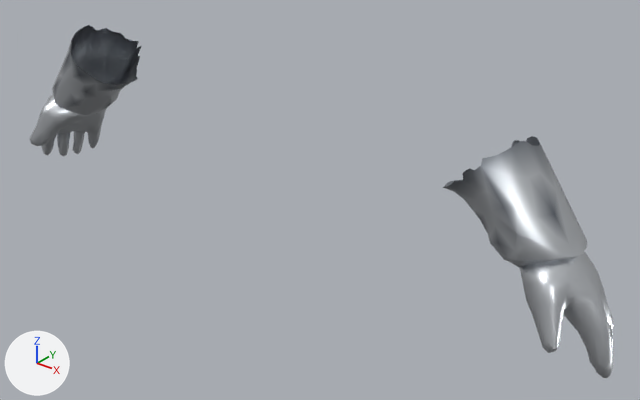
The glTF model assets_src/armor/aydor_0/heavy_a_hands.glb: old version first, new version second.
Both versions are drawn from a camera (50 mm lens) standing at (0.962, -0.985, 1.647) and looking at (0.088, 0.107, 0.97). Lighting does not change. The marker at lower left points along +X, +Y and +Z. The older version comes first. Vertices at exactly the same position are counted once.

Before the edit, the objects in view are built like this:
```python
me_heavy_a_hands = bpy.data.meshes.new('heavy_a_hands')
me_heavy_a_hands.from_pydata(...)  # 692 vertices, 1299 faces; spans x -0.65..0.649, y -0.019..0.157, z 0.872..1.194
me_heavy_a_hands.materials.append(mat_metal)
ob_heavy_a_hands = bpy.data.objects.new('heavy_a_hands', me_heavy_a_hands)
ob_heavy_a_hands.location = (0.0, 0.0, 0.0)
```
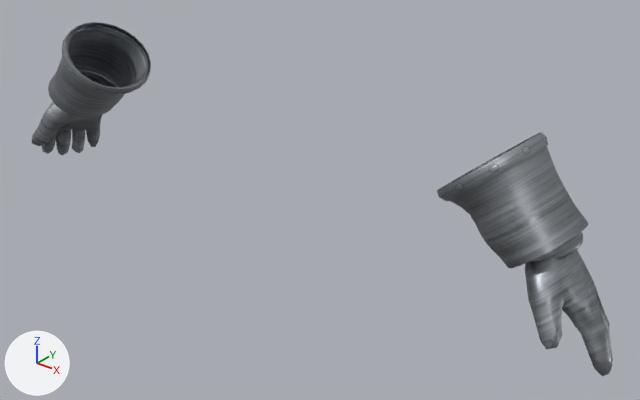
Where the change shows, as pixel boxes [x1, y1, x2, y2] in the pictures (640 x 400 px):
'heavy_a_hands', reshaped
    before: [30, 25, 613, 378]
    after: [32, 22, 613, 376]
part 1 of me_heavy_a_hands, rebuilt (25% narrower, 35% shorter)
    before: [30, 25, 142, 156]
    after: [32, 70, 116, 155]
part 2 of me_heavy_a_hands, rebuilt (19% narrower, 49% shorter)
    before: [443, 136, 613, 378]
    after: [450, 146, 588, 268]
part 3 of me_heavy_a_hands, added
    after: [525, 232, 613, 376]
part 4 of me_heavy_a_hands, added
    after: [48, 24, 149, 118]
part 5 of me_heavy_a_hands, added
    after: [437, 132, 548, 201]
part 6 of me_heavy_a_hands, added
    after: [62, 22, 151, 95]

What the commit changed:
Picture 'trim_n.png' (img_trim_n_png) is new.
Picture 'trim_c.png' (img_trim_c_png) is new.
Picture 'trim_orm.png' (img_trim_orm_png) is new.
Picture 'steel_orm.png' (img_steel_orm_png) is new.
Picture 'steel_n.png' (img_steel_n_png) is new.
Picture 'steel_c.png' (img_steel_c_png) is new.
Material 'trim' (mat_trim) is new.
Uses the picture img_trim_c_png.
Uses the picture img_trim_n_png.
Uses the picture img_trim_orm_png.
Material 'steel' (mat_steel) is new.
Uses the picture img_steel_c_png.
Uses the picture img_steel_n_png.
Uses the picture img_steel_orm_png.
me_heavy_a_hands is used by ob_heavy_a_hands; location (0.0, 0.0, 0.0).
me_heavy_a_hands had 692 vertices, 1299 faces and spanned x -0.65..0.649, y -0.019..0.157, z 0.872..1.194.
me_heavy_a_hands no longer uses material mat_metal.
me_heavy_a_hands now has 1454 vertices, 2657 faces and spans x -0.649..0.648, y -0.016..0.172, z 0.874..1.197.
me_heavy_a_hands part 1: the loose piece of 352 vertices spanning x -0.65..-0.367, y -0.019..0.157, z 0.872..1.194 is rebuilt with 321 vertices and now spans x -0.649..-0.469, y -0.016..0.144, z 0.874..1.09, in mat_steel.
me_heavy_a_hands part 2: the loose piece of 340 vertices spanning x 0.363..0.649, y -0.018..0.156, z 0.872..1.192 is rebuilt with 288 vertices and now spans x 0.363..0.572, y -0.008..0.162, z 1.001..1.193, in mat_steel.
me_heavy_a_hands part 3: a new loose piece of 317 vertices spanning x 0.468..0.648, y -0.016..0.145, z 0.875..1.09, in mat_steel.
me_heavy_a_hands part 4: a new loose piece of 288 vertices spanning x -0.573..-0.364, y -0.006..0.166, z 1.002..1.192, in mat_steel.
me_heavy_a_hands part 5: a new loose piece of 120 vertices spanning x 0.357..0.496, y -0.013..0.168, z 1.076..1.197, in mat_trim.
me_heavy_a_hands part 6: a new loose piece of 120 vertices spanning x -0.496..-0.358, y -0.012..0.172, z 1.075..1.196, in mat_trim.
me_heavy_a_hands gains material mat_steel.
me_heavy_a_hands gains material mat_trim.
